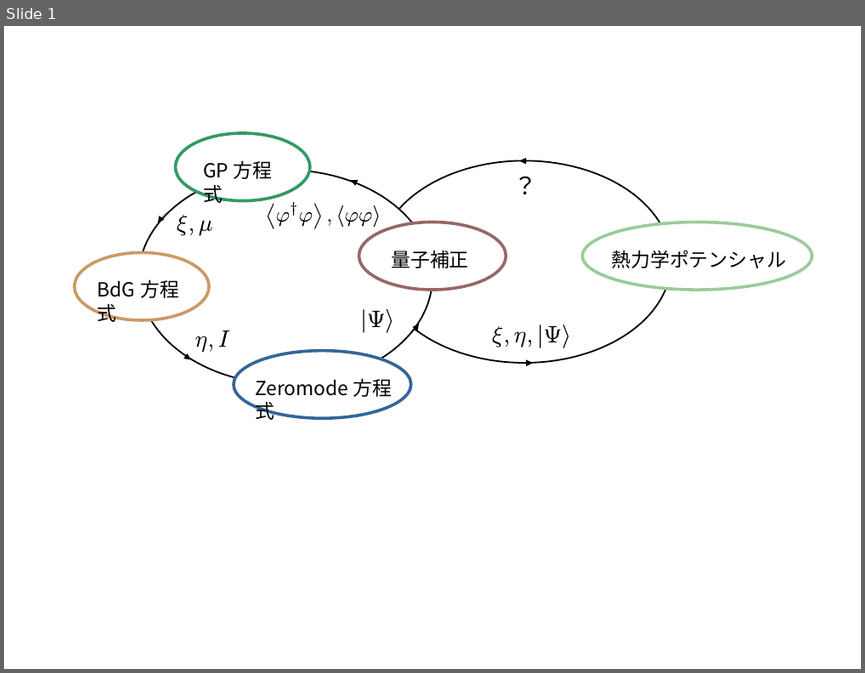
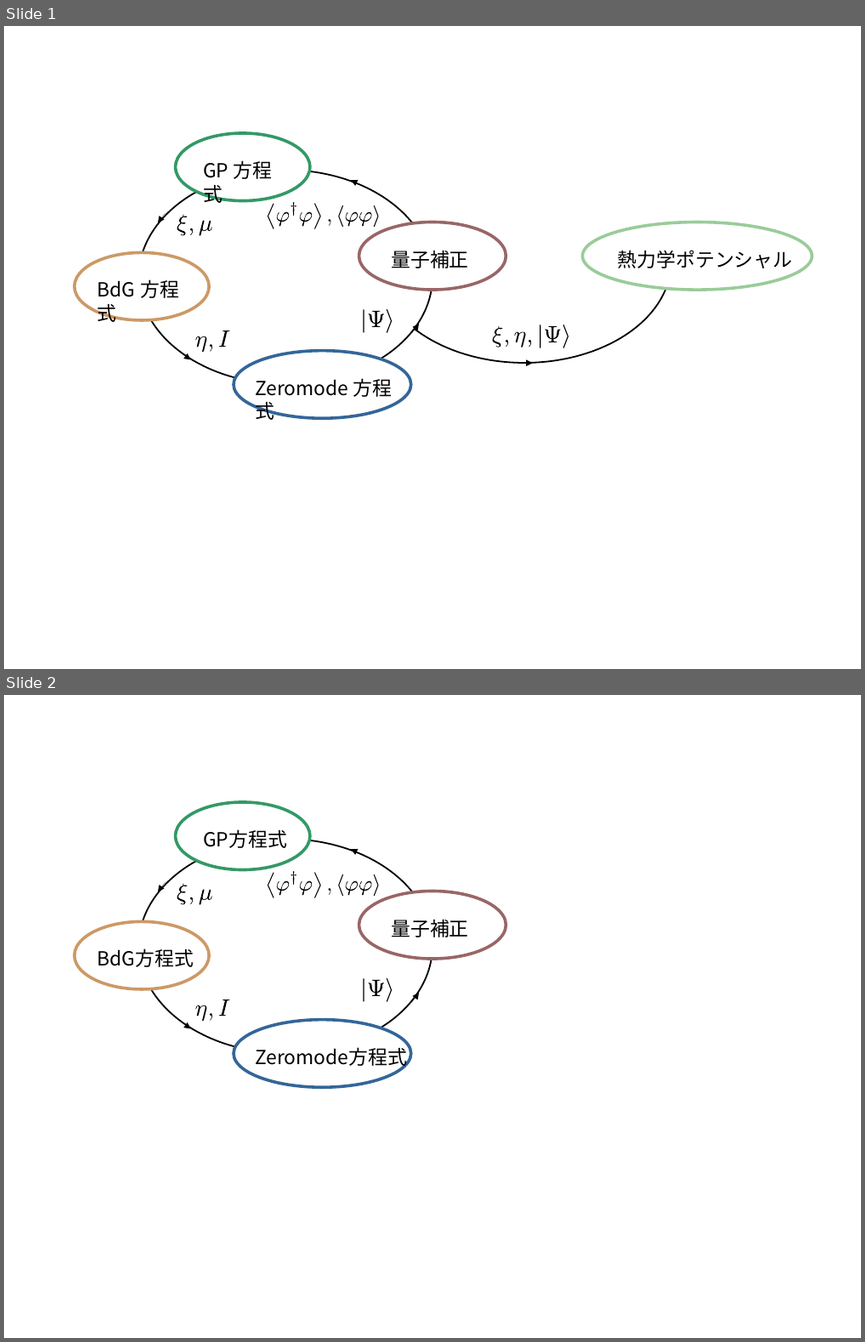
Before and after one commit to jabberwocky0139/QuantumPhys, a slide deck: EPS/Self-Consistent.odp. Shown one above the other, each under a label of ours: slide 1 before the commit, slides 1 and 2 after it. The pictures are 865x673 and 865x1342 pixels, drawn with LibreOffice and Linux fonts; fonts in the diff are those of the drawing. Boxes give left, top, right and bottom in pixels: in the first picture for what was removed or moved away, otherwise in the second. Text is boxed around its words. In the diff, an @@ line names an element or a change of style, - is before the commit and + after.

```diff
--- a/EPS/Self-Consistent.odp
+++ b/EPS/Self-Consistent.odp
@@ slide 2 added at [4,695,861,1338], background #FFFFFF @@
@@ ellipse added at [175,802,309,870], fill #FFFFFF, outline #339966 2.83 pt @@
@@ ellipse added at [138,839,432,1054], fill #FFFFFF, outline #000000 1.42 pt @@
@@ text added at [203,829,287,848], 18 pt, text #000000 @@
+GP方程式
@@ arrow added from (362, 855) to (351, 849), #000000 0 pt @@
@@ arrow added from (165, 882) to (158, 891), #000000 0 pt @@
@@ group added at [177,883,212,905]: 4 freeform shapes @@
@@ ellipse added at [359,891,506,959], fill #FFFFFF, outline #996666 2.83 pt @@
@@ group added at [265,871,381,898]: 11 freeform shapes @@
@@ ellipse added at [75,921,209,989], fill #FFFFFF, outline #CC9966 2.83 pt @@
@@ text added at [391,919,468,937], 18 pt, text #000000 @@
+量子補正
@@ text added at [98,948,194,967], 18 pt, text #000000 @@
+BdG方程式
@@ group added at [195,1000,230,1021]: 4 freeform shapes @@
@@ group added at [360,978,394,1001]: 4 freeform shapes @@
@@ arrow added from (411, 1002) to (419, 993), #000000 0 pt @@
@@ arrow added from (181, 1021) to (191, 1028), #000000 0 pt @@
@@ ellipse added at [234,1019,410,1087], fill #FFFFFF, outline #336699 2.83 pt @@
@@ text added at [255,1044,407,1069], 18 pt, text #000000 @@
+Zeromode方程式
@@ slide 1 changed as well @@
@@ rectangle added at [383,131,677,250], fill #FFFFFF @@
@@ text removed at [506,167,545,209] @@
-？
@@ arrow removed from (532, 160) to (519, 160) @@
@@ text "熱力学ポテンシャル": place and size @@
-text "熱力学ポテンシャル" at [612,250,787,268]
+text "熱力学ポテンシャル" at [618,250,793,268]
```
Also in this commit, not shown: 2 other slides added, 48 other files.
